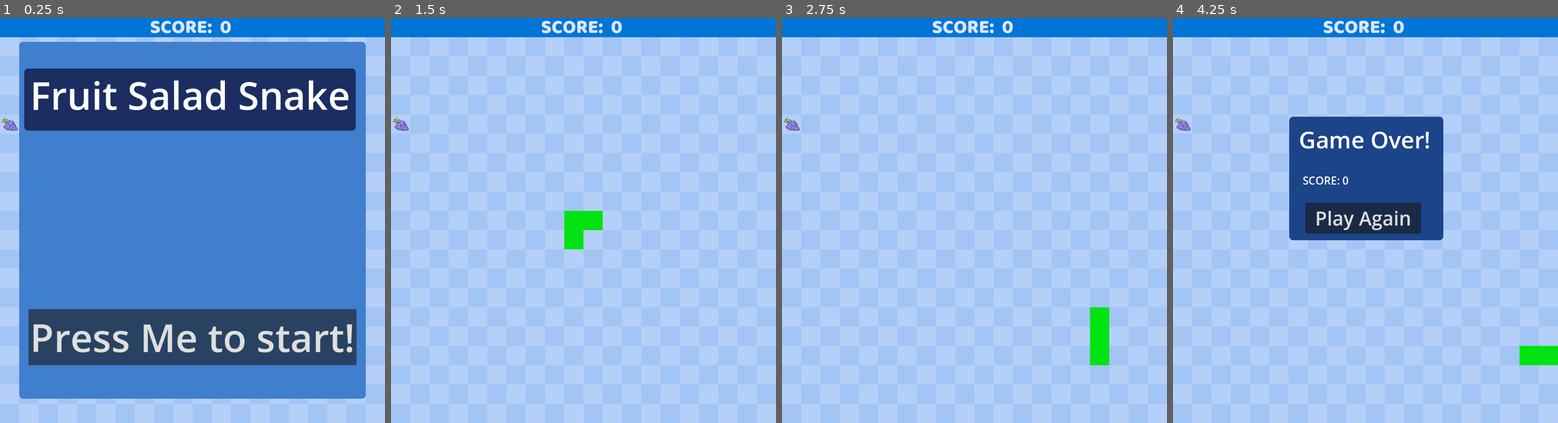
Above: before the commit, frames 1-4 (left to right).
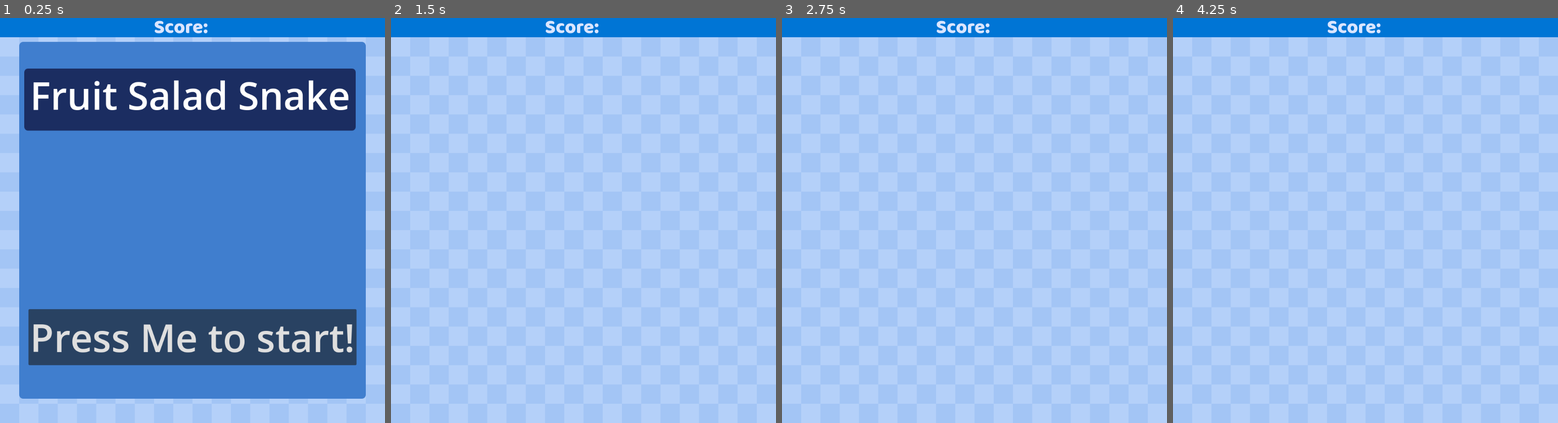
Above: after the commit, the same moments.

Repository: lll11233/snakeGame
Game: Godot game, scene res://scenes/main.tscn
Same seed, same stepped clock (60 frames per second), same inputs: the game is played once before the commit and once after it.
Inputs:
- Up to frame 1 (0.25 s): no input
- Up to frame 2 (1.5 s): click "Press Me to start!" at 0.5 s; tap Enter at 1.25 s; hold D (move_right) from 1.28 s (still down); tap Alt at 1.35 s
- Up to frame 3 (2.75 s): release D (move_right) at 2.03 s; hold Down (move_down) from 2.03 s (still down); tap Shift at 2.1 s
- Up to frame 4 (4.25 s): release Down (move_down) at 2.78 s; hold D (move_right) 2.78-3.53 s; tap Alt at 2.85 s; hold W (move_up) from 3.53 s (still down); tap Shift at 3.6 s

The runs differ from the first frame. In frame 1, 0.5% of the frame differs, in the area x 0-60%, y 0-28%; in frame 2, 1.2%; in frame 3, 1.2%; in frame 4, 13%, in the area x 0-100%, y 0-86%.
Error after the commit: Attempt to call function 'show' in base 'null instance' on a null instance. (res://scripts/main.gd:54)

Commit message:
fruit_bowl

Diff:
--- a/new_script.gd
+++ /dev/null
@@ -1,27 +0,0 @@
-extends Node
-
-
-var fruit_scenes = [
-	preload("res://assets/apple.png"),
-	preload("res://assets/cherry.png"),
-	preload("res://assets/watermelon.png")
-]
-
-#fruit variables
-var food_pos: Vector2
-var regen_food: bool = true
-
-
-#grid variables
-var cells: int = 20
-var cell_size : int = 50
-
-func spawn_fruit():
-	var FruitScene = fruit_scenes[randi() % fruit_scenes.size()]
-	var fruit = FruitScene.instantinate()
-	#fruit.position = Vector2(
-		#randi() % grid_width * cell_size,
-		#randi() % grid_height * cell_size
-	#)
-	fruit.position = (food_pos* cell_size) + Vector2(0, cell_size)
-	add_child(fruit)
--- a/project.godot
+++ b/project.godot
@@ -13,6 +13,10 @@
 config/name="platformerSnakeGame"
 run/main_scene="uid://b85dgxr6p5mo8"
 config/features=PackedStringArray("4.4", "Forward Plus")
+
+[autoload]
+
+Main="*res://scripts/main.gd"
 
 [display]
 
--- /dev/null
+++ b/scenes/fruit_icon.tscn
@@ -0,0 +1,8 @@
+[gd_scene load_steps=2 format=3 uid="uid://ba7g0lemg12ch"]
+
+[ext_resource type="Texture2D" uid="uid://b2cicg4pqs5tu" path="res://assets/apple.png" id="1_wwoba"]
+
+[node name="fruitIcon" type="TextureRect"]
+offset_right = 40.0
+offset_bottom = 40.0
+texture = ExtResource("1_wwoba")
--- a/scenes/game_over_menu.tscn
+++ b/scenes/game_over_menu.tscn
@@ -1,6 +1,6 @@
 [gd_scene load_steps=4 format=3 uid="uid://b14cswtejdej2"]
 
-[ext_resource type="Script" uid="uid://db6wv4l6pk6se" path="res://game_over_menu.gd" id="1_6ebp1"]
+[ext_resource type="Script" uid="uid://db6wv4l6pk6se" path="res://scripts/game_over_menu.gd" id="1_6ebp1"]
 
 [sub_resource type="StyleBoxFlat" id="StyleBoxFlat_tg6a4"]
 bg_color = Color(0.109567, 0.265346, 0.537518, 1)
@@ -39,11 +39,10 @@
 anchors_preset = -1
 anchor_left = 0.344
 anchor_top = 0.45619
-anchor_right = 0.644
-anchor_bottom = 0.546666
-offset_bottom = -14.9992
+anchor_right = 0.662
+anchor_bottom = 0.501904
 theme = SubResource("Theme_14ib6")
-theme_override_font_sizes/font_size = 50
+theme_override_font_sizes/font_size = 20
 text = "Play Again"
 metadata/_edit_use_anchors_ = true
 
--- /dev/null
+++ b/scenes/lose_screen.tscn
@@ -0,0 +1,47 @@
+[gd_scene load_steps=3 format=3 uid="uid://bl80ldr3105oi"]
+
+[ext_resource type="Texture2D" uid="uid://bujwv4h5wekqd" path="res://assets/bowl_2.png" id="1_uglf1"]
+
+[sub_resource type="CanvasTexture" id="CanvasTexture_uglf1"]
+
+[node name="lose_screen" type="Node"]
+
+[node name="background" type="TextureRect" parent="."]
+anchors_preset = 15
+anchor_right = 1.0
+anchor_bottom = 1.0
+texture = SubResource("CanvasTexture_uglf1")
+metadata/_edit_use_anchors_ = true
+
+[node name="bowl" type="TextureRect" parent="."]
+anchors_preset = -1
+anchor_left = -0.003
+anchor_top = 0.0533333
+anchor_right = 0.997
+anchor_bottom = 1.00571
+offset_right = -500.0
+offset_bottom = -500.0
+scale = Vector2(2, 2)
+texture = ExtResource("1_uglf1")
+metadata/_edit_use_anchors_ = true
+
+[node name="FruitContainer" type="Control" parent="."]
+layout_mode = 3
+anchor_left = 0.302
+anchor_top = 0.474286
+anchor_right = 0.736
+anchor_bottom = 0.728571
+metadata/_edit_use_anchors_ = true
+
+[node name="ScoreLabel" type="Label" parent="."]
+anchors_preset = -1
+anchor_top = 0.865714
+anchor_right = 1.004
+anchor_bottom = 0.967619
+offset_right = 6.10352e-05
+offset_bottom = -16.0
+theme_override_colors/font_color = Color(0, 0, 0, 1)
+theme_override_font_sizes/font_size = 60
+text = "Score: "
+horizontal_alignment = 1
+metadata/_edit_use_anchors_ = true
--- a/scenes/main.tscn
+++ b/scenes/main.tscn
@@ -1,6 +1,6 @@
 [gd_scene load_steps=12 format=3 uid="uid://b85dgxr6p5mo8"]
 
-[ext_resource type="Script" uid="uid://2hvdxga2bokm" path="res://main.gd" id="1_ig7tw"]
+[ext_resource type="Script" uid="uid://2hvdxga2bokm" path="res://scripts/main.gd" id="1_ig7tw"]
 [ext_resource type="PackedScene" uid="uid://dbv2isccs4way" path="res://scenes/snakeScene.tscn" id="2_h2yge"]
 [ext_resource type="Texture2D" uid="uid://bv07t4j6sa5hh" path="res://assets/bg.png" id="3_1bvp3"]
 [ext_resource type="PackedScene" uid="uid://3dm0dft465s1" path="res://scenes/HUD.tscn" id="4_1bvp3"]
@@ -33,10 +33,8 @@
 
 [node name="GameOverMenu" parent="." instance=ExtResource("6_tefeu")]
 process_mode = 2
-visible = false
 
 [node name="StartMenu" parent="." instance=ExtResource("7_o6xl0")]
-visible = false
 
 [node name="backgroundTheme" type="AudioStreamPlayer" parent="."]
 stream = ExtResource("8_tipki")
--- a/scenes/start_menu.tscn
+++ b/scenes/start_menu.tscn
@@ -1,6 +1,6 @@
 [gd_scene load_steps=5 format=3 uid="uid://byasummwj41s5"]
 
-[ext_resource type="Script" uid="uid://b0cmtj7q2k8ka" path="res://scenes/start_menu.gd" id="1_ouf4f"]
+[ext_resource type="Script" uid="uid://b0cmtj7q2k8ka" path="res://scripts/start_menu.gd" id="1_ouf4f"]
 
 [sub_resource type="StyleBoxFlat" id="StyleBoxFlat_ndybt"]
 bg_color = Color(0.251336, 0.494562, 0.807069, 1)
--- /dev/null
+++ b/scripts/lose_screen.gd
@@ -0,0 +1,44 @@
+extends Node
+
+@export var fruit_icon_scene: PackedScene
+@onready var fruit_container = $FruitContainer
+@onready var score_label = $ScoreLabel
+
+#var fruit_scenes = [
+	#preload("res://scenes/apple_scene.tscn"),
+	#preload("res://scenes/cherry_scene.tscn"),
+	#preload("res://scenes/orange_scene.tscn"),
+	#preload("res://scenes/watermelon_scene.tscn"),
+	#preload("res://scenes/banana_scene.tscn"),
+	#preload("res://scenes/kiwi_scene.tscn"),
+	#preload("res://scenes/grape_scene.tscn"),
+	#preload("res://scenes/strawberry_scene.tscn"),
+	#preload("res://scenes/mango_scene.tscn"),
+#]
+#var FruitScene = fruit_scenes[randi() % fruit_scenes.size()]
+#var fruit_instance = FruitScene.instantiate()
+#var tex = fruit_instance.texture
+#var img = tex.get_image()
+#img.resize(50, 50)
+#$food.texture = ImageTexture.create_from_image(img)
+
+
+## 1. need to randomise the types of fruits that go into the bowl
+## 2. animate the bowl to look entertaining
+
+
+
+var score = Main.score
+
+
+func show_results(fruit_count: int):
+	score_label.text = "Fruits collected: %d" % score
+
+	for i in range(score):
+		var fruit = fruit_icon_scene.instantiate()
+		fruit_container.add_child(fruit)
+
+		# Random position inside bowl
+		var x = randf_range(20, fruit_container.size.x - 20)
+		var y = randf_range(20, fruit_container.size.y - 20)
+		fruit.position = Vector2(x, y)
--- a/main.gd
+++ b/scripts/main.gd
@@ -3,7 +3,9 @@
 @export var snakeScene : PackedScene
 @onready var camera_view = get_node("Camera2D")
 
-#game variables
+
+
+#game
 var score: int
 var game_started: bool = false
 
@@ -56,6 +58,7 @@
 	get_tree().paused = false
 	get_tree().call_group("segments", "queue_free")
 	$GameOverMenu.hide()
+	$lose_screen.hide()
 	score = 0
 	#banana_score = 0 ## this is interesting, scores don't align
 	$HUD.get_node("scoreLabel").text = "SCORE:  " + str(score)
@@ -140,6 +143,13 @@
 	camera_view.apply_shake()
 	$MoveTimer.stop()
 	await get_tree().create_timer(1).timeout
+	var lose_screen_ui = preload("res://scenes/game_over_menu.tscn").instantiate()
+	get_tree().root.add_child(lose_screen_ui)
+	lose_screen_ui.show_results(score)
+
+
+
+	await get_tree().create_timer(5).timeout
 	$GameOverMenu.get_node("endResult").text = "SCORE: " + str(score)
 	#$GameOverMenu.get_node("bananaResult").text = "BANANA SCORE: " + str(banana_score)
 	$GameOverMenu.show()
Binary file added: assets/bowl.png
Not shown, added: assets/bowl.png.import
Binary file added: assets/bowl_2.png
Not shown, added: assets/bowl_2.png.import
Not shown, removed: new_script.gd.uid
Renamed: game_over_menu.gd -> scripts/game_over_menu.gd
Renamed: game_over_menu.gd.uid -> scripts/game_over_menu.gd.uid
Not shown, added: scripts/lose_screen.gd.uid
Renamed: main.gd.uid -> scripts/main.gd.uid
Renamed: scenes/start_menu.gd -> scripts/start_menu.gd
Renamed: scenes/start_menu.gd.uid -> scripts/start_menu.gd.uid
